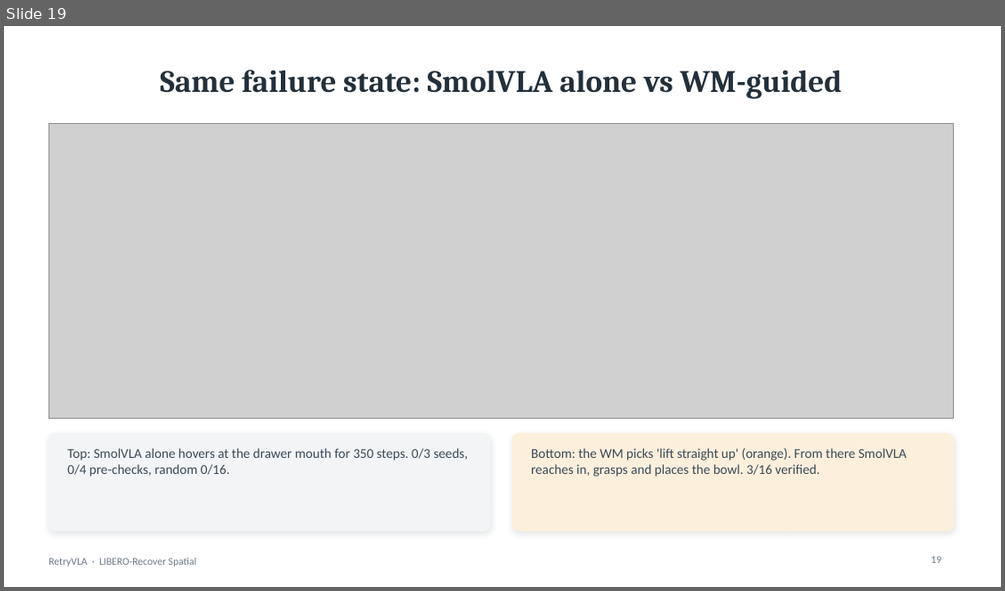
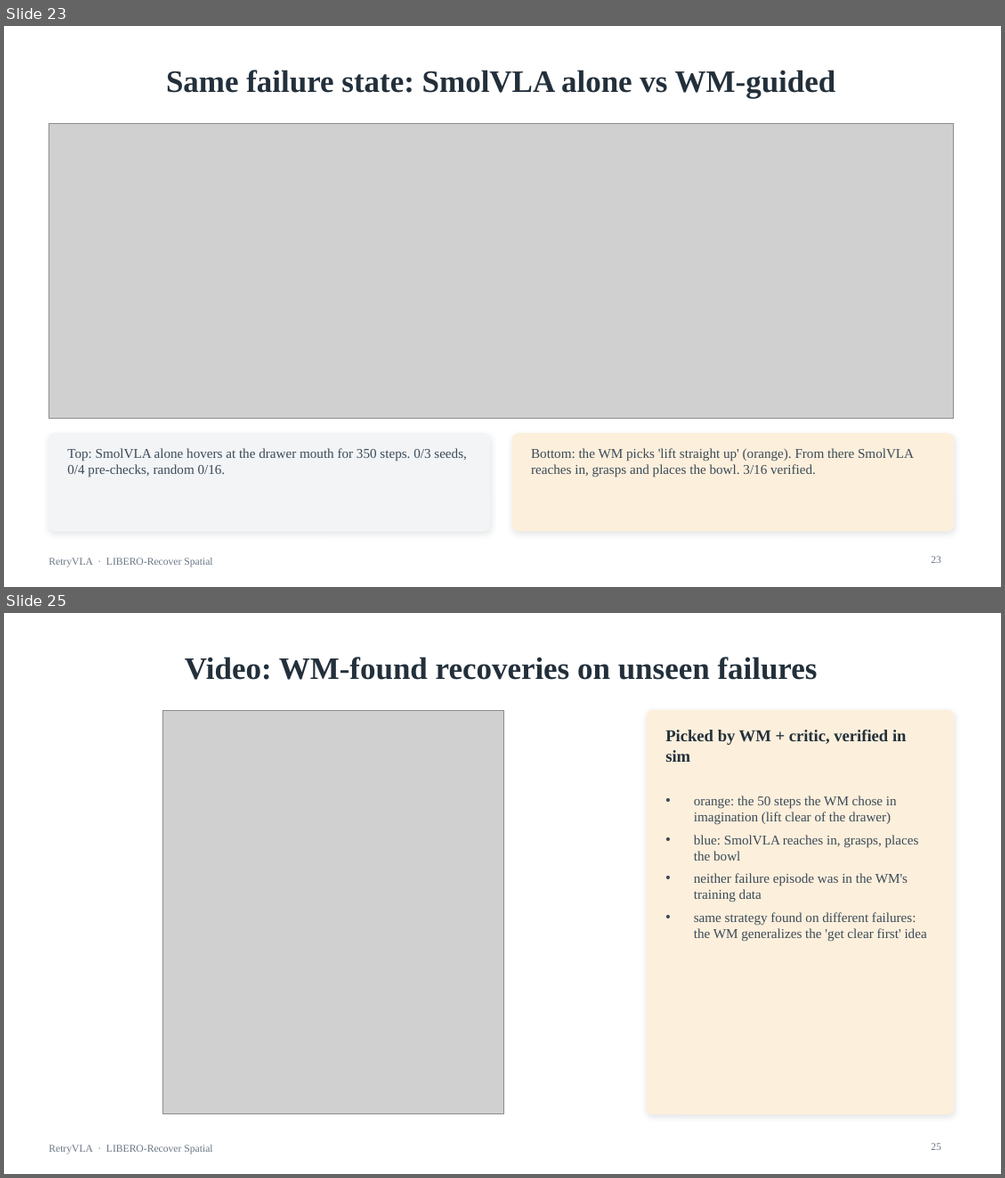
Before and after one commit to ltdoanhwork/RetryVLA, a slide deck: slides/RetryVLA_progress.pptx. Shown one above the other, each under a label of ours: slide 19 before the commit, slides 23 and 25 after it; the slides between them are not shown. The pictures are 1005x591 and 1005x1178 pixels, drawn with LibreOffice and Linux fonts; fonts in the diff are those of the drawing; grey boxes stand for pictures. Boxes give left, top, right and bottom in pixels: in the first picture for what was removed or moved away, otherwise in the second. Text is boxed around its words. In the diff, an @@ line names an element or a change of style, - is before the commit and + after.

Commit message:
Deck v2: Times New Roman, 11 embedded stage videos (M0 pi0 failures, M1 recoveries, noisy CEM, C1 labels, M3 side-by-side + WM recoveries), serif figures

```diff
--- a/slides/RetryVLA_progress.pptx
+++ b/slides/RetryVLA_progress.pptx
@@ slide 25 added at (4, 613, 1001, 1174), background #FFFFFF; not listed: 1 template element that a slide beside it also shows @@
@@ title added at (185, 657, 817, 680), 30 pt, text #23303B, bold @@
+Video: WM-found recoveries on unseen failures
@@ picture added at (162, 710, 503, 1114) @@
@@ rounded rectangle added at (647, 710, 954, 1114), fill #FCEFDC, outline #FCEFDC 1 pt @@
@@ text added at (665, 730, 906, 762), 16 pt, text #23303B, bold @@
+Picked by WM + critic, verified in sim
@@ text added at (694, 795, 927, 941), 13 pt, text #3C4A57 @@
+• orange: the 50 steps the WM chose in imagination (lift clear of the drawer)
+• blue: SmolVLA reaches in, grasps, places the bowl
+• neither failure episode was in the WM's training data
+• same strategy found on different failures: the WM generalizes the 'get clear first' idea
@@ page number added at (930, 1143, 941, 1150), 10 pt, text #6B7785 @@
+25
@@ what was slide 19 is now slide 23 @@
@@ slide 23 changed as well @@
@@ title "Same failure state: SmolVLA alone ..." at (166, 70, 836, 99): font Cambria to Times New Roman @@
@@ font Calibri to Times New Roman in 3 elements at (67, 448, 467, 476), (531, 448, 914, 477), (48, 557, 212, 567) @@
@@ page number at (930, 556, 941, 563): text changed; font Calibri to Times New Roman @@
-19
+23
```
Also in this commit, not shown: 25 other slides changed, 5 other slides added, 31 other files.
